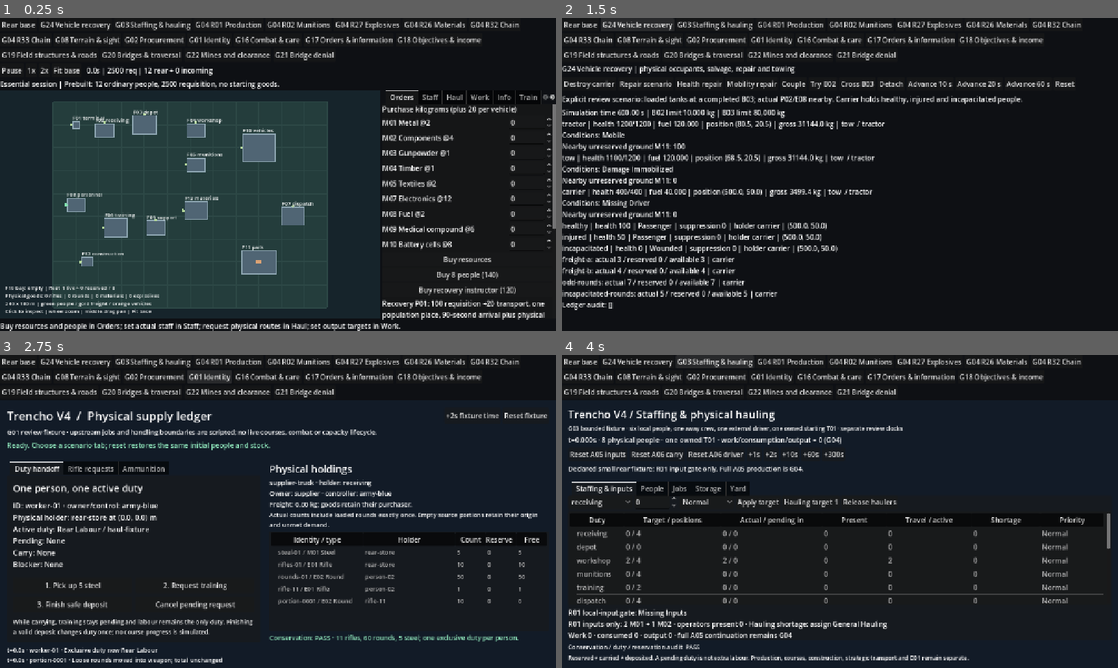
Above: before the commit, frames 1-4 (two rows, left to right).
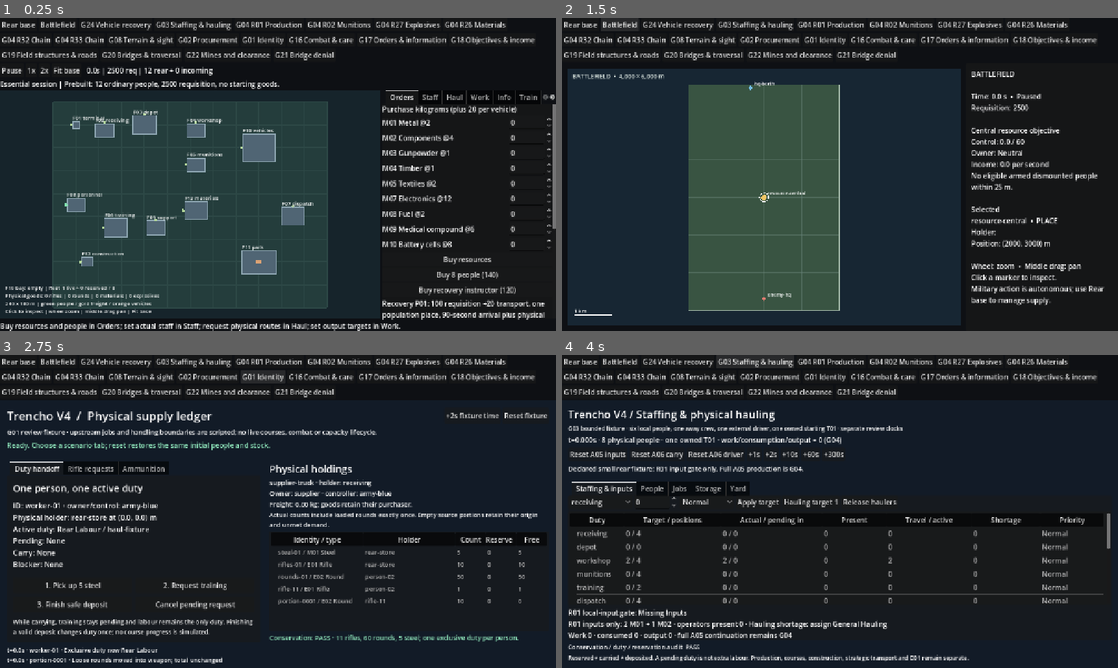
Above: after the commit, the same moments.

Repository: TheInfinityIQ/Trencho_V4
Game: Godot game, scene res://game/main/main.tscn
Two runs of this game, one before a commit and one after it. Both use one fixed random seed, a clock stepped at 60 frames per second and the inputs below.
Inputs (mouse positions are in pixels of both pictures, inside the frame that each line leads up to):
- Up to frame 1 (0.25 s): no input
- Up to frame 2 (1.5 s): click "Rear base" at 0.5 s; click (617, 24) at 1.25 s, where only the run after the commit has a clickable "Battlefield"
- Up to frame 3 (2.75 s): click "G01 Identity" at 2 s
- Up to frame 4 (4 s): click "G24 Vehicle recovery" at 2.75 s; click "G03 Staffing & hauling" at 3.5 s

The runs differ from the first frame. In frame 1, 2.3% of the frame differs, in the area x 4-97%, y 1-9%; in frame 2, 62%, in the area x 0-98%, y 0-99%; in frame 3, 2.3%; in frame 4, 2.4%.

Commit message:
Keep battlefield and rear on one live session

Diff:
--- /dev/null
+++ b/game/battlefield/battlefield_view.gd
@@ -0,0 +1,139 @@
+extends Control
+## Read-only strategic view of the same identities and clock used by the rear.
+
+const WORLD_SIZE := Vector2(4000.0, 6000.0)
+const PANEL_WIDTH := 350.0
+var simulation: RefCounted
+var zoom := 1.0
+var pan := Vector2.ZERO
+var selected_id := "resource-central"
+var _dragging := false
+var _refresh_elapsed := 0.0
+var _inspector: Label
+
+
+func _ready() -> void:
+	mouse_filter = Control.MOUSE_FILTER_STOP
+	clip_contents = true
+	resized.connect(queue_redraw)
+	var panel := PanelContainer.new()
+	panel.set_anchors_and_offsets_preset(Control.PRESET_RIGHT_WIDE)
+	panel.offset_left = -PANEL_WIDTH
+	panel.mouse_filter = Control.MOUSE_FILTER_PASS
+	add_child(panel)
+	var margin := MarginContainer.new()
+	for edge in ["left", "right", "top", "bottom"]:
+		margin.add_theme_constant_override("margin_" + edge, 12)
+	panel.add_child(margin)
+	var scroll := ScrollContainer.new()
+	margin.add_child(scroll)
+	_inspector = Label.new()
+	_inspector.autowrap_mode = TextServer.AUTOWRAP_WORD_SMART
+	_inspector.size_flags_horizontal = Control.SIZE_EXPAND_FILL
+	scroll.add_child(_inspector)
+	_refresh()
+
+
+func _process(delta: float) -> void:
+	_refresh_elapsed += delta
+	if _refresh_elapsed >= 0.2:
+		_refresh_elapsed = 0.0
+		_refresh()
+		queue_redraw()
+
+
+func _map_rect() -> Rect2:
+	return Rect2(Vector2(12, 12), Vector2(maxf(300.0, size.x - PANEL_WIDTH - 24.0), maxf(200.0, size.y - 24.0)))
+
+
+func _scale() -> float:
+	var area := _map_rect()
+	return minf((area.size.x - 32.0) / WORLD_SIZE.x, (area.size.y - 72.0) / WORLD_SIZE.y) * zoom
+
+
+func _screen(point: Vector2) -> Vector2:
+	var area := _map_rect()
+	return area.get_center() + (point - WORLD_SIZE / 2.0) * _scale() + pan
+
+
+func _world(point: Vector2) -> Vector2:
+	return (point - _map_rect().get_center() - pan) / _scale() + WORLD_SIZE / 2.0
+
+
+func _gui_input(event: InputEvent) -> void:
+	if event is InputEventMouseButton:
+		if event.button_index == MOUSE_BUTTON_MIDDLE:
+			_dragging = event.pressed
+		if event.pressed and event.button_index in [MOUSE_BUTTON_WHEEL_UP, MOUSE_BUTTON_WHEEL_DOWN]:
+			var before := _world(event.position)
+			zoom = clampf(zoom * (1.2 if event.button_index == MOUSE_BUTTON_WHEEL_UP else 1.0 / 1.2), 0.7, 16.0)
+			pan += event.position - _screen(before)
+			queue_redraw()
+		if event.pressed and event.button_index == MOUSE_BUTTON_LEFT and _map_rect().has_point(event.position):
+			_select_nearest(event.position)
+	if event is InputEventMouseMotion and _dragging:
+		pan += event.relative
+		queue_redraw()
+
+
+func _select_nearest(point: Vector2) -> void:
+	if simulation == null: return
+	var distance := 14.0
+	for entity in simulation.rear.ledger.snapshot().entities:
+		if entity.kind not in ["PERSON", "CARRIER", "PLACE"]: continue
+		if entity.kind == "PLACE" and entity.id not in ["hq-berth", "enemy-hq", "resource-central"]: continue
+		if entity.kind == "PERSON" and entity.rear_place == "Occupied": continue
+		var measure: float = _screen(entity.position).distance_to(point)
+		if measure < distance:
+			distance = measure
+			selected_id = entity.id
+	_refresh()
+	queue_redraw()
+
+
+func _draw() -> void:
+	var area := _map_rect()
+	draw_rect(area, Color("172633"))
+	var world_rect := Rect2(_screen(Vector2.ZERO), WORLD_SIZE * _scale())
+	draw_rect(world_rect, Color("395442"))
+	draw_rect(world_rect, Color("a5baaa"), false, 2.0)
+	var font := ThemeDB.fallback_font
+	for x in range(0, 4001, 1000):
+		var top := _screen(Vector2(x, 0))
+		var bottom := _screen(Vector2(x, 6000))
+		draw_line(top, bottom, Color("678278", 0.45), 1.0)
+	for y in range(0, 6001, 1000):
+		draw_line(_screen(Vector2(0, y)), _screen(Vector2(4000, y)), Color("678278", 0.45), 1.0)
+	if simulation == null: return
+	for entity in simulation.rear.ledger.snapshot().entities:
+		if entity.kind == "PLACE" and entity.id in ["hq-berth", "enemy-hq", "resource-central"]:
+			var colour := Color("f0c565") if entity.id == "resource-central" else (Color("73bde4") if entity.id == "hq-berth" else Color("e17c72"))
+			_draw_marker(entity.position, colour, entity.id, font)
+		elif entity.kind == "CARRIER" and entity.design_type in ["T01", "T02", "T03", "T04", "T05"] and entity.position.x >= 240.0:
+			_draw_marker(entity.position, Color("74c8ed") if entity.owner == "army-blue" else Color("e48378"), entity.id, font)
+		elif entity.kind == "PERSON" and entity.rear_place != "Occupied" and entity.holder_id not in ["hq-berth", "hq-stock", "hq-reserve"]:
+			_draw_marker(entity.position, Color("b8e9fa") if entity.owner == "army-blue" else Color("f2aea0"), "", font)
+	draw_string(font, area.position + Vector2(12, 22), "BATTLEFIELD  •  4,000 × 6,000 m", HORIZONTAL_ALIGNMENT_LEFT, -1, 14, Color("e8f2ec"))
+	draw_line(area.position + Vector2(16, area.size.y - 24), area.position + Vector2(16 + 1000.0 * _scale(), area.size.y - 24), Color.WHITE, 3.0)
+	draw_string(font, area.position + Vector2(16, area.size.y - 30), "1 km", HORIZONTAL_ALIGNMENT_LEFT, -1, 12, Color.WHITE)
+
+
+func _draw_marker(position: Vector2, colour: Color, title: String, font: Font) -> void:
+	var point := _screen(position)
+	draw_circle(point, 6.0 if title == selected_id else 4.0, colour)
+	if title == selected_id: draw_arc(point, 10.0, 0.0, TAU, 24, Color.WHITE, 1.5)
+	if not title.is_empty(): draw_string(font, point + Vector2(8, -6), title, HORIZONTAL_ALIGNMENT_LEFT, -1, 11, Color.WHITE)
+
+
+func _refresh() -> void:
+	if _inspector == null or simulation == null: return
+	var rear: RefCounted = simulation.rear
+	var view: Dictionary = simulation.snapshot()
+	var objective: Dictionary = rear.objectives.inspect("resource-central")
+	var selected: Dictionary = rear.ledger.inspect_entity(selected_id)
+	var detail := ""
+	if not selected.is_empty():
+		detail = "%s  •  %s\nHolder: %s\nPosition: (%.0f, %.0f) m" % [selected.id, selected.kind, selected.holder_id, selected.position.x, selected.position.y]
+		if selected.kind == "PERSON": detail += "\nDuty: %s | Health: %d" % [selected.assignment, selected.health]
+	var blocked: String = objective.get("blocked_reason", "No objective registered.")
+	_inspector.text = "BATTLEFIELD\n\nTime: %.1f s  •  %s\nRequisition: %.0f\n\nCentral resource objective\nControl: %.1f / 60\nOwner: %s\nIncome: %.1f per second\n%s\n\nSelected\n%s\n\nWheel: zoom  •  Middle drag: pan\nClick a marker to inspect.\nMilitary action is autonomous; use Rear base to manage supply." % [rear.time, "Paused" if simulation.speed == 0 else "%dx" % simulation.speed, view.receiving.money, objective.get("control", 0.0), objective.get("owner", "Neutral") if not str(objective.get("owner", "")).is_empty() else "Neutral", objective.get("income_rate", 0.0), blocked, detail]
--- /dev/null
+++ b/game/battlefield/battlefield_view.tscn
@@ -0,0 +1,12 @@
+[gd_scene load_steps=2 format=3]
+
+[ext_resource type="Script" path="res://game/battlefield/battlefield_view.gd" id="1_view"]
+
+[node name="BattlefieldView" type="Control"]
+layout_mode = 3
+anchors_preset = 15
+anchor_right = 1.0
+anchor_bottom = 1.0
+grow_horizontal = 2
+grow_vertical = 2
+script = ExtResource("1_view")
--- /dev/null
+++ b/game/battlefield/tests/session_regression.gd
@@ -0,0 +1,47 @@
+extends SceneTree
+## A hidden rear view must continue to own the same active session.
+
+const Main = preload("res://game/main/main.tscn")
+var failures := 0
+var checks := 0
+
+
+func _initialize() -> void:
+	_run.call_deferred()
+
+
+func _run() -> void:
+	var main: Control = Main.instantiate()
+	root.add_child(main)
+	await process_frame
+	var base: Control = main.get("_base")
+	var battlefield: Control = main.get("_battlefield")
+	var simulation: RefCounted = base.simulation
+	_check(base.is_inside_tree() and battlefield.is_inside_tree(), "Both views remain in the scene tree")
+	_check(simulation.connected_world and simulation.rear.combat.world.bounds == Rect2i(0, 0, 4000, 6000), "Normal launch owns a full-size shared world")
+	_check(simulation.rear.objectives.objectives.has("resource-central"), "Central objective is registered on the live ledger")
+	main._show_battlefield()
+	_check(not base.visible and battlefield.visible and battlefield.simulation == simulation, "Battlefield uses the same session")
+	simulation.set_speed(1)
+	await create_timer(0.15).timeout
+	_check(simulation.rear.time > 0.0, "Rear clock advances while the rear view is hidden")
+	var before: float = simulation.rear.time
+	main._show_review("G01 Identity")
+	await create_timer(0.15).timeout
+	_check(base.is_inside_tree() and simulation.rear.time > before, "A diagnostic view does not pause the live session")
+	main._show_base()
+	_check(base.simulation == simulation and battlefield.simulation == simulation, "Return retains the same identities")
+	simulation.set_speed(0)
+	var paused: float = simulation.rear.time
+	await create_timer(0.05).timeout
+	_check(is_equal_approx(simulation.rear.time, paused), "Pause still stops the common clock")
+	_check(simulation.audit().is_empty(), "Connected session audit is clean")
+	print("Battlefield session regression: %d checks, %d failures" % [checks, failures])
+	quit(0 if failures == 0 else 1)
+
+
+func _check(ok: bool, description: String) -> void:
+	checks += 1
+	if not ok:
+		failures += 1
+		push_error(description)
--- a/game/main/main.gd
+++ b/game/main/main.gd
@@ -1,5 +1,5 @@
 extends Control
-## Scene-owned review selector; each bounded review has its own declared state/clock.
+## Keep the live session in the tree while the player changes views.
 
 const REVIEWS: Dictionary = {
 	"G24 Vehicle recovery": preload("res://game/vehicle_recovery/recovery_demo.tscn"),
@@ -23,7 +23,10 @@
 }
 var _host: Control
 var _base: Control
+var _battlefield: Control
+var _review: Control
 const Base = preload("res://game/rear_base/base_demo.tscn")
+const Battlefield = preload("res://game/battlefield/battlefield_view.tscn")
 
 
 func _ready() -> void:
@@ -34,9 +37,13 @@
 	layout.add_child(controls)
 	var home := Button.new()
 	home.text = "Rear base"
-	home.tooltip_text = "Return to the same live base. Diagnostics reset their own fixtures; base time pauses while away."
+	home.tooltip_text = "Return to the same live rear session."
 	home.pressed.connect(_show_base)
 	controls.add_child(home)
+	var field_button := Button.new()
+	field_button.text = "Battlefield"
+	field_button.pressed.connect(_show_battlefield)
+	controls.add_child(field_button)
 	for title in REVIEWS:
 		var button := Button.new()
 		button.text = title
@@ -45,23 +52,41 @@
 	_host = Control.new()
 	_host.size_flags_vertical = Control.SIZE_EXPAND_FILL
 	layout.add_child(_host)
+	_base = Base.instantiate()
+	_host.add_child(_base)
+	_battlefield = Battlefield.instantiate()
+	_battlefield.simulation = _base.simulation
+	_host.add_child(_battlefield)
 	_show_base()
 
 
 func _show_review(title: String) -> void:
-	for child in _host.get_children():
-		_host.remove_child(child)
-		if child != _base: child.queue_free()
-	_host.add_child(REVIEWS[title].instantiate())
+	_clear_review()
+	_base.hide()
+	_battlefield.hide()
+	_review = REVIEWS[title].instantiate()
+	_host.add_child(_review)
 
 
 func _show_base() -> void:
-	for child in _host.get_children():
-		_host.remove_child(child)
-		if child != _base: child.queue_free()
-	if not is_instance_valid(_base): _base = Base.instantiate()
-	_host.add_child(_base)
+	_clear_review()
+	_battlefield.hide()
+	_base.show()
 
 
-func _exit_tree() -> void:
-	if is_instance_valid(_base) and not _base.is_inside_tree(): _base.queue_free()
+func _show_battlefield() -> void:
+	_clear_review()
+	_base.hide()
+	_battlefield.show()
+
+
+func _clear_review() -> void:
+	if is_instance_valid(_review):
+		_host.remove_child(_review)
+		_review.queue_free()
+	_review = null
+
+
+func _process(_delta: float) -> void:
+	if _battlefield.simulation != _base.simulation:
+		_battlefield.simulation = _base.simulation
--- a/game/rear_base/base_demo.gd
+++ b/game/rear_base/base_demo.gd
@@ -5,7 +5,7 @@
 const Catalog = preload("res://game/procurement/resource_catalog.gd")
 const Fixed = preload("res://game/production/fixed_production.gd")
 const ConstructionCatalog = preload("res://game/construction/construction_catalogue.gd")
-var simulation := Simulation.new()
+var simulation := Simulation.new(false, true)
 var construction_kind: OptionButton
 var construction_x: SpinBox
 var construction_y: SpinBox
@@ -223,7 +223,7 @@
 	_button(box, "Start new session", _start_session)
 
 func _start_session() -> void:
-	simulation = Simulation.new(scenario.selected == 1)
+	simulation = Simulation.new(scenario.selected == 1, true)
 	base_map.simulation = simulation
 	base_map.reset_camera()
 	_pending_activity = null
--- a/game/rear_base/base_simulation.gd
+++ b/game/rear_base/base_simulation.gd
@@ -27,9 +27,11 @@
 var receiving: RefCounted
 var speed: int = 0
 var expanded_catalogue: bool = false
+var connected_world: bool = false
 
-func _init(expanded: bool = false) -> void:
+func _init(expanded: bool = false, world_session: bool = false) -> void:
 	expanded_catalogue = expanded
+	connected_world = world_session
 	# G02 deposits at the same accepted G03 store/entrance.
 	rear.ledger.add_place("personnel", "F08 shared arrival entrance", Layout.door("personnel"))
 	receiving = Receiving.new(rear.ledger)
@@ -49,9 +51,16 @@
 	rear.construction = Construction.new(rear)
 	rear.military = Military.new(rear)
 	rear.combat = Combat.new(rear)
+	if connected_world:
+		rear.combat.world.bounds = Rect2i(0, 0, 4000, 6000)
 	rear.vehicle_combat = VehicleCombat.new(rear)
 	rear.orders = Orders.new(rear)
 	rear.objectives = Objectives.new(rear)
+	if connected_world:
+		rear.ledger.add_place("resource-central", "Central resource objective", Vector2(2000, 3000))
+		rear.objectives.register("resource-central", "Resource")
+		rear.ledger.add_place("enemy-hq", "Opposing HQ", Vector2(2000, 5700))
+		rear.orders.register_enemy_hq("enemy-hq")
 	rear.field_structures = Field.new(rear)
 	rear.bridges = Bridges.new(rear)
 	rear.recovery = Recovery.new(rear)
Not shown, added: game/battlefield/battlefield_view.gd.uid
Not shown, added: game/battlefield/tests/session_regression.gd.uid
